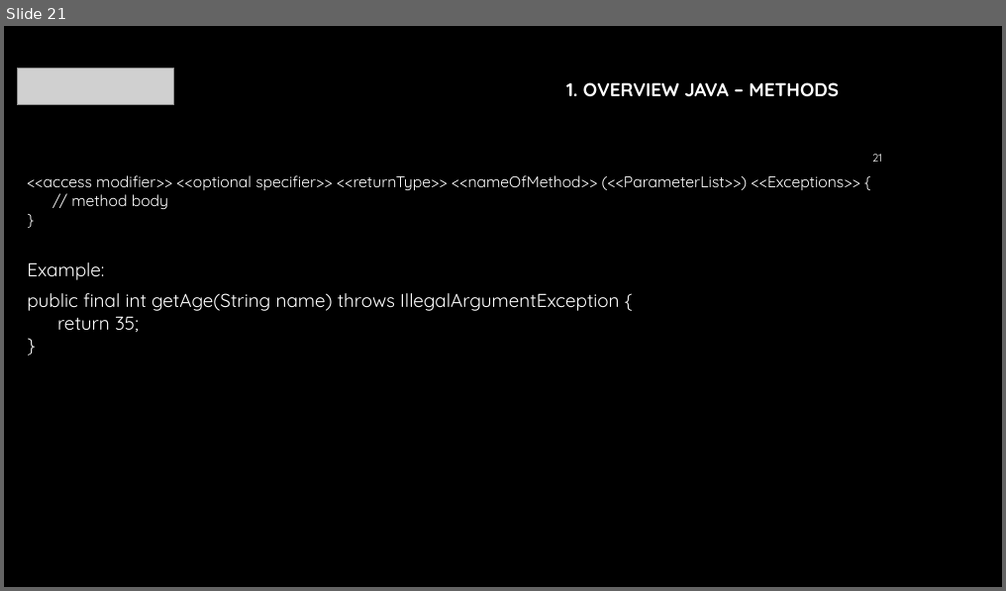
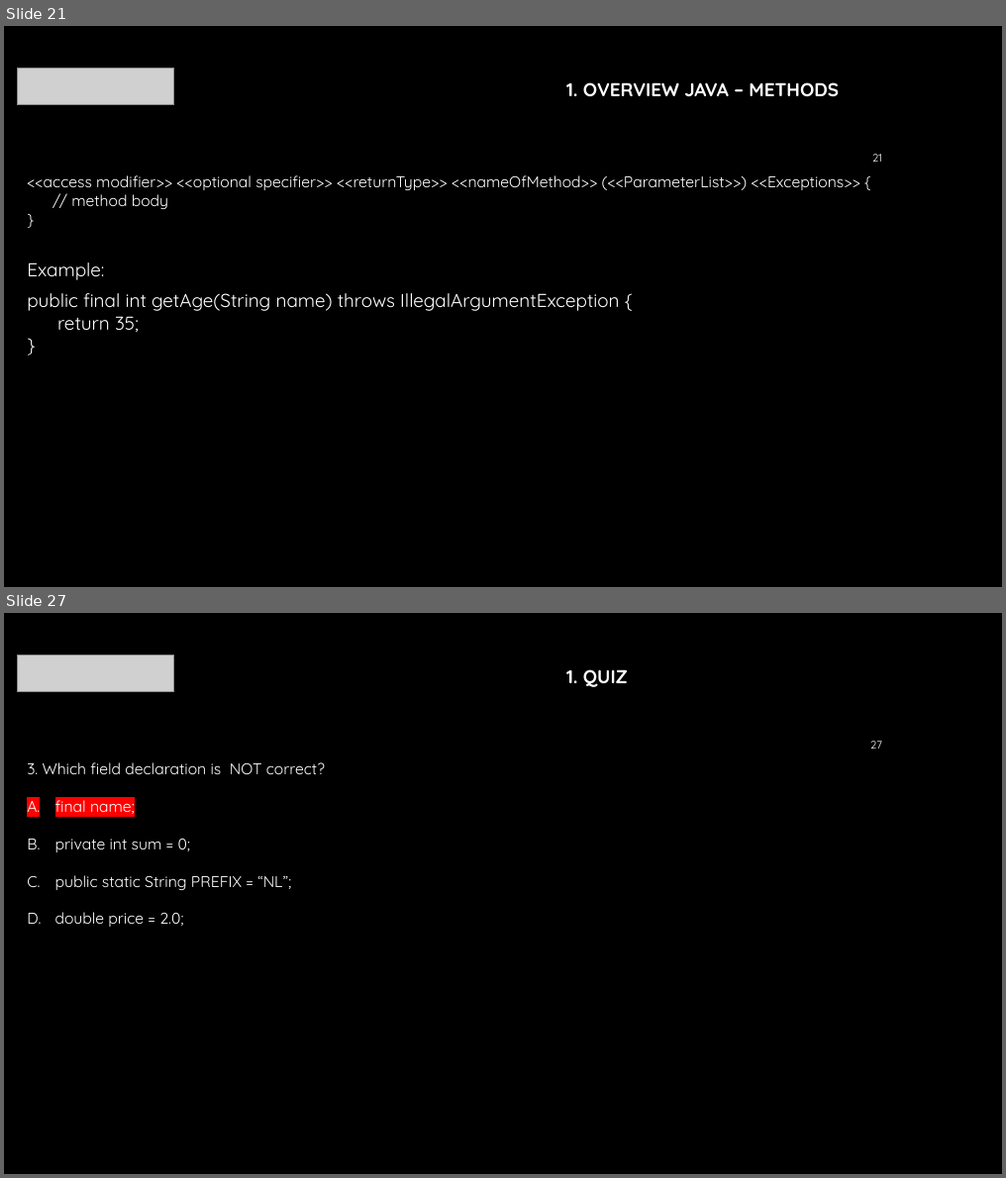
Before and after one commit to mraalten/javafundamentals, a slide deck: docs/training/Presentation.pptx. Shown one above the other, each under a label of ours: slide 21 before the commit, slides 21 and 27 after it; the slides between them are not shown. The pictures are 1006x591 and 1006x1178 pixels, drawn with LibreOffice and Linux fonts; fonts in the diff are those of the drawing; grey boxes stand for pictures; background and template pictures are left out. Boxes give left, top, right and bottom in pixels: in the first picture for what was removed or moved away, otherwise in the second. Text is boxed around its words. In the diff, an @@ line names an element or a change of style, - is before the commit and + after.

```diff
--- a/docs/training/Presentation.pptx
+++ b/docs/training/Presentation.pptx
@@ slide 27 added at (x1=4, y1=613, x2=1002, y2=1174), background #000000 @@
@@ picture added at (x1=18, y1=655, x2=174, y2=692) @@
@@ text added at (x1=566, y1=669, x2=628, y2=687), 18 pt, text #FFFFFF, bold @@
+1. QUIZ
@@ page number added at (x1=870, y1=741, x2=882, y2=749), 10.5 pt, text #FFFFFF @@
+27
@@ text added at (x1=27, y1=762, x2=325, y2=927), 15 pt, text #FFFFFF @@
+3. Which field declaration is NOT correct?
+A. final name;
+B. private int sum = 0;
+C. public static String PREFIX = “NL”;
+D. double price = 2.0;
```
Also in this commit, not shown: 1 slide changed, 7 other slides added.
